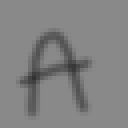
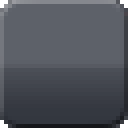
Revision of a layered (128, 128) image; what changed, layer by layer:
hid "active" (1st of 2) over (0, 0, 128, 128)
added group "Group 1" with 1 layers over (0, 0, 128, 128)
added layer "active" (2nd of 2, in "Group 1") in group "Group 1" over (0, 0, 128, 128)
